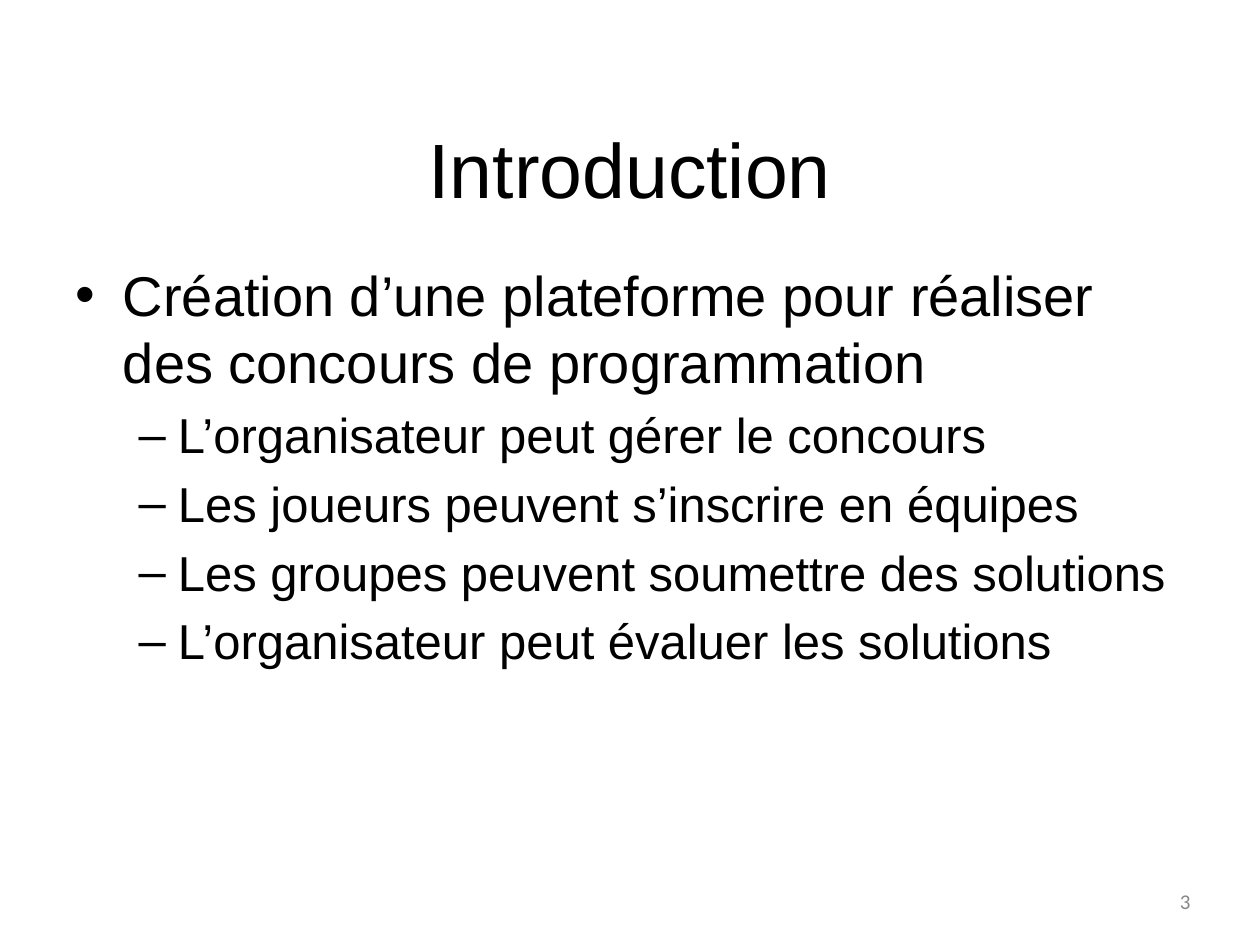
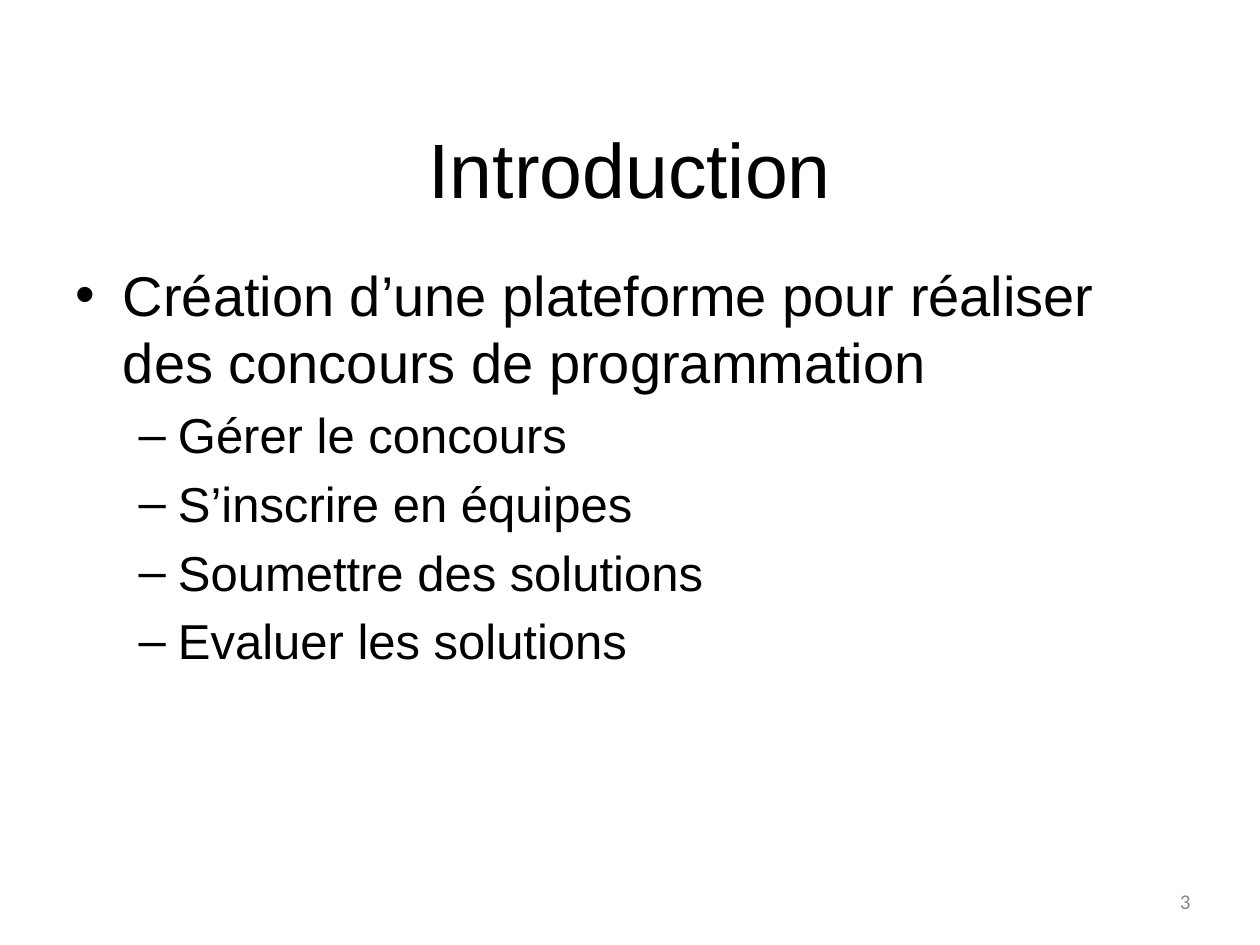
Before and after one commit to NicolasFuchs/Hashcode, a slide deck: slide 3 of Presentation/G6_presentation_intermediaire_fuchs_butty_rial.pptx. Drawn at 1260x945 pixels with LibreOffice and Linux fonts; fonts in the diff are those of the drawing; background and template pictures are left out. Boxes give left, top, right and bottom in pixels: in the first picture for what was removed or moved away, otherwise in the second. Text is boxed around its words. In the diff, an @@ line names an element or a change of style, - is before the commit and + after.

```diff
--- a/Presentation/G6_presentation_intermediaire_fuchs_butty_rial.pptx
+++ b/Presentation/G6_presentation_intermediaire_fuchs_butty_rial.pptx
@@ text at [178, 417, 703, 660]: text changed @@
-  – L’organisateur peut gérer le concours
-  – Les joueurs peuvent s’inscrire en équipes
-  – Les groupes peuvent soumettre des solutions
-  – L’organisateur peut évaluer les solutions
+  – Gérer le concours
+  – S’inscrire en équipes
+  – Soumettre des solutions
+  – Evaluer les solutions
```
Also in this commit, not shown: 2 other slides changed, 9 slides added, 7 slides removed, 9 other files.
